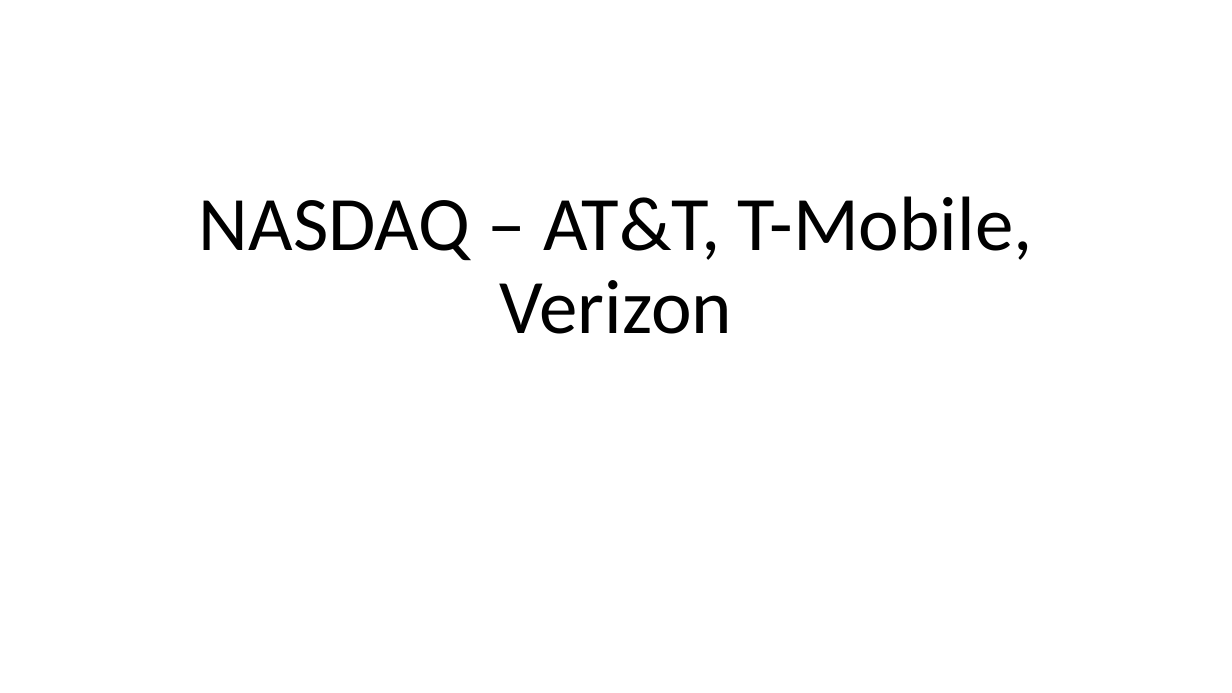
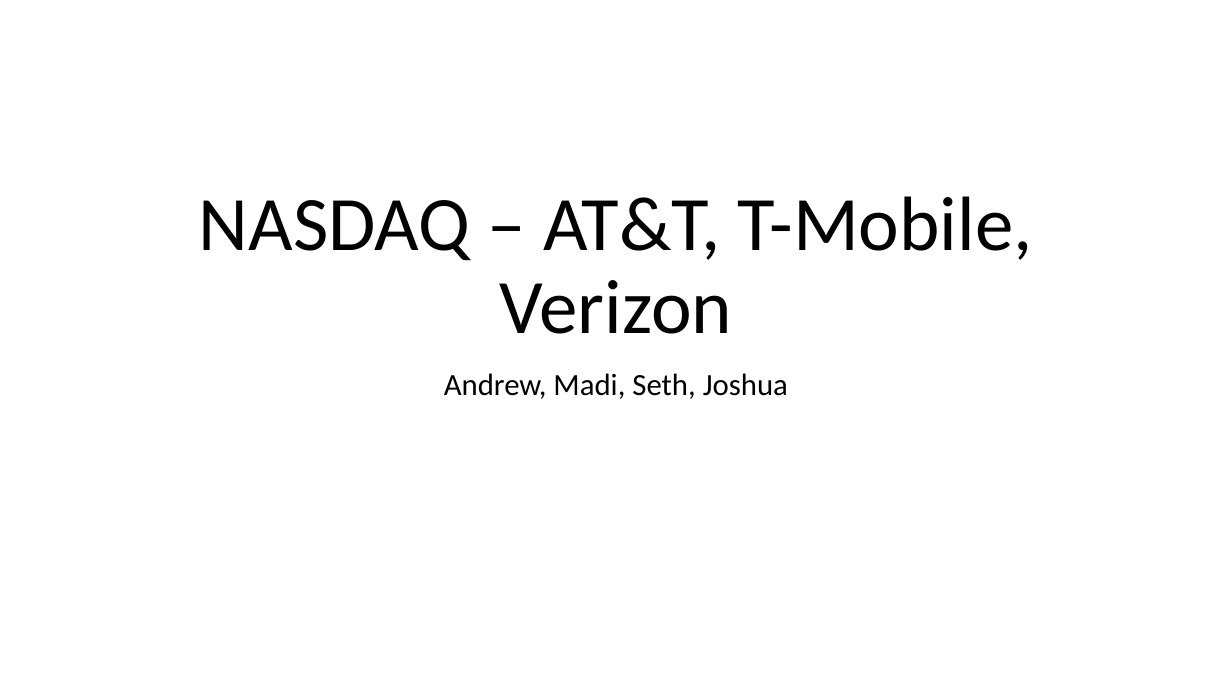
Before and after one commit to mssubaiti/Project1_Group1, a slide deck: slide 1 of presentation.pptx. Drawn at 1232x693 pixels with LibreOffice and Linux fonts; fonts in the diff are those of the drawing. Boxes give left, top, right and bottom in pixels: in the first picture for what was removed or moved away, otherwise in the second. Text is boxed around its words. In the diff, an @@ line names an element or a change of style, - is before the commit and + after.

```diff
--- a/presentation.pptx
+++ b/presentation.pptx
@@ subtitle added at (x1=444, y1=373, x2=788, y2=399), 24 pt, text #000000 @@
+Andrew, Madi, Seth, Joshua
```
Also in this commit, not shown: 2 other files.
